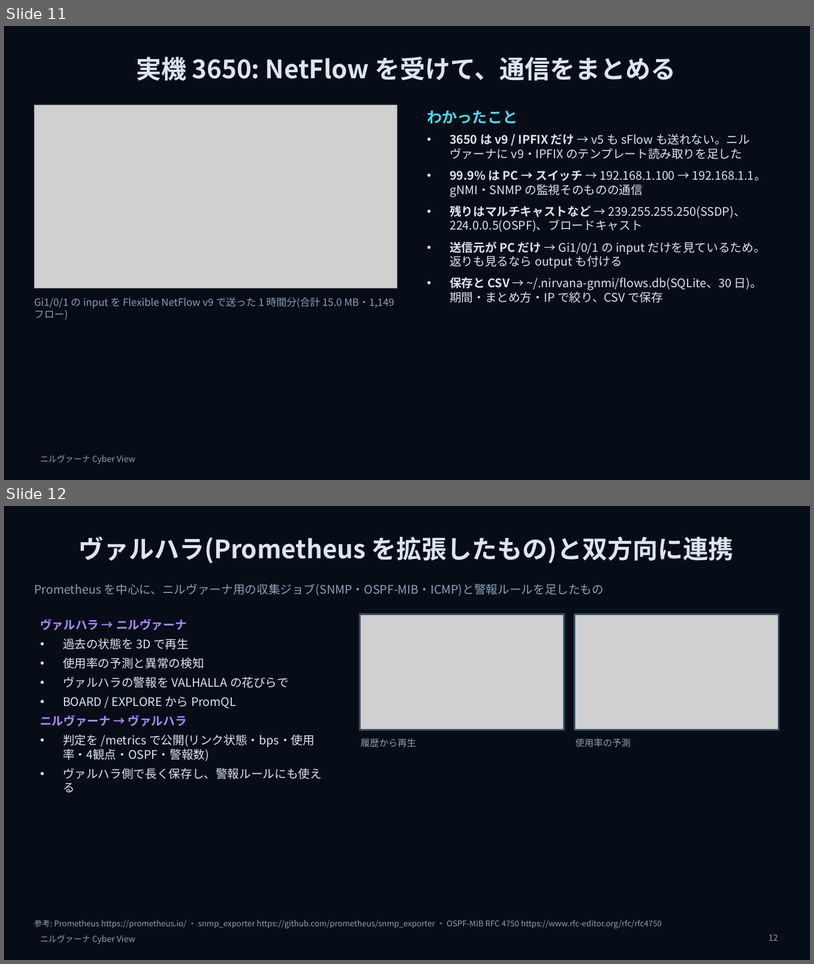
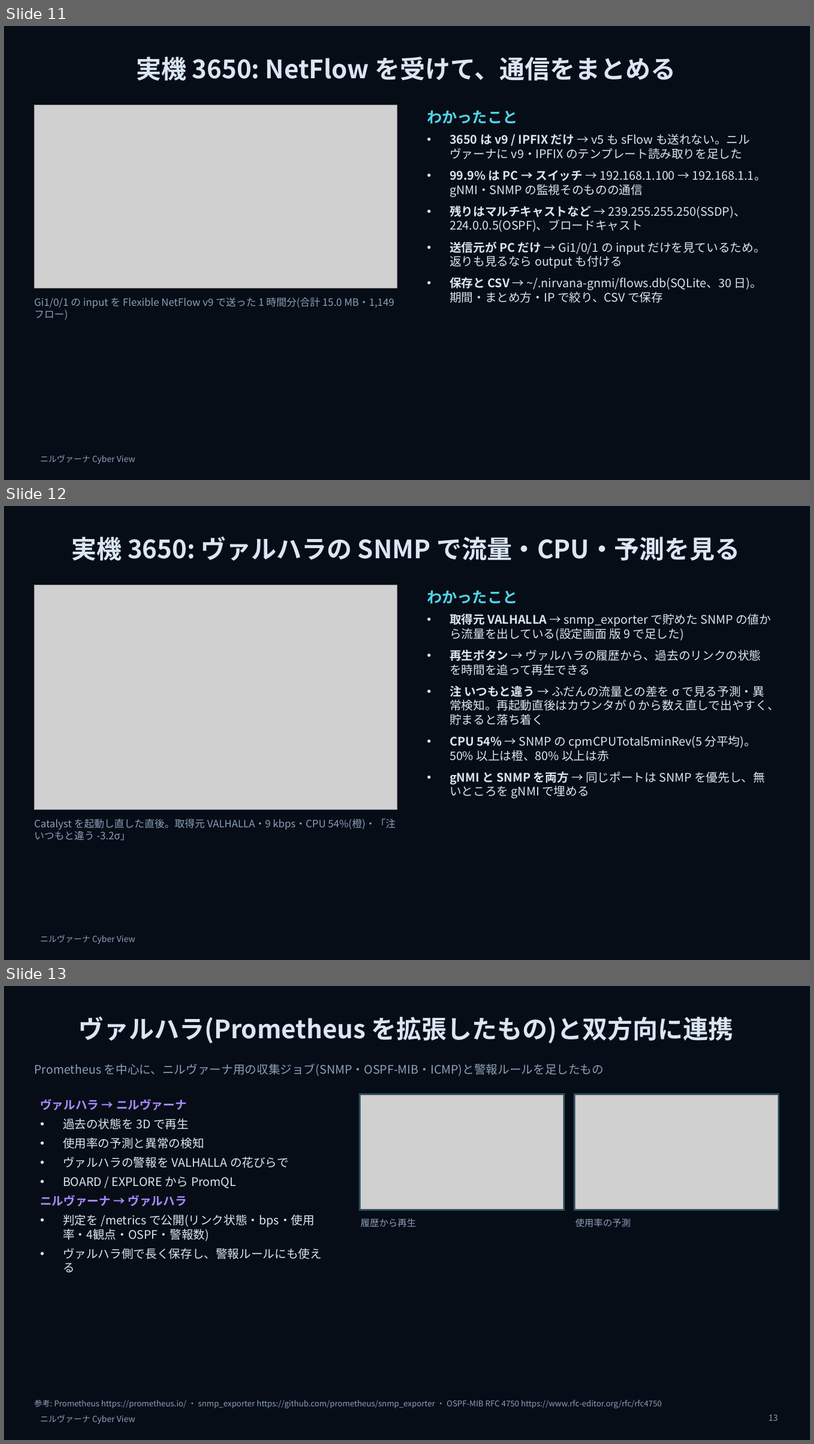
Before and after one commit to w-index-m/nirvana-lab, a slide deck: docs/nirvana-introduction-v2.pptx. Shown one above the other, each under a label of ours: slides 11 and 12 before the commit, slides 11, 12 and 13 after it. The pictures are 814x964 and 814x1444 pixels, drawn with LibreOffice and Linux fonts; fonts in the diff are those of the drawing; grey boxes stand for pictures; background and template pictures are left out. Boxes give left, top, right and bottom in pixels: in the first picture for what was removed or moved away, otherwise in the second. Text is boxed around its words. In the diff, an @@ line names an element or a change of style, - is before the commit and + after.

```diff
--- a/docs/nirvana-introduction-v2.pptx
+++ b/docs/nirvana-introduction-v2.pptx
@@ slide 12 added at (4, 506, 810, 960), background picture (left out); not listed: 1 template element that a slide beside it also shows @@
@@ title added at (72, 537, 741, 561), 30 pt, text #DBE6F3, bold @@
+実機 3650: ヴァルハラの SNMP で流量・CPU・予測を見る
@@ picture added at (34, 585, 397, 809) @@
@@ text added at (427, 590, 780, 798), 14 pt, text #DBE6F3 @@
+わかったこと
+• 取得元 VALHALLA → snmp_exporter で貯めた SNMP の値から流量を出している(設定画面 版 9 で足した)
+• 再生ボタン → ヴァルハラの履歴から、過去のリンクの状態を時間を追って再生できる
+• 注 いつもと違う → ふだんの流量との差を σ で見る予測・異常検知。再起動直後はカウンタが 0 から数え直しで出やすく、貯まると落ち着く
+• CPU 54% → SNMP の cpmCPUTotal5minRev(5 分平均)。50% 以上は橙、80% 以上は赤
+• gNMI と SNMP を両方 → 同じポートは SNMP を優先し、無いところを gNMI で埋める
@@ text added at (34, 819, 396, 840), 12 pt, text #8BA0B8 @@
+Catalyst を起動し直した直後。取得元 VALHALLA・9 kbps・CPU 54%(橙)・「注 いつもと違う -3.2σ」
@@ what was slide 12 is now slide 13 @@
@@ page number at (769, 1414, 779, 1420): text changed @@
-12
+13
```
Also in this commit, not shown: 2 other files.
